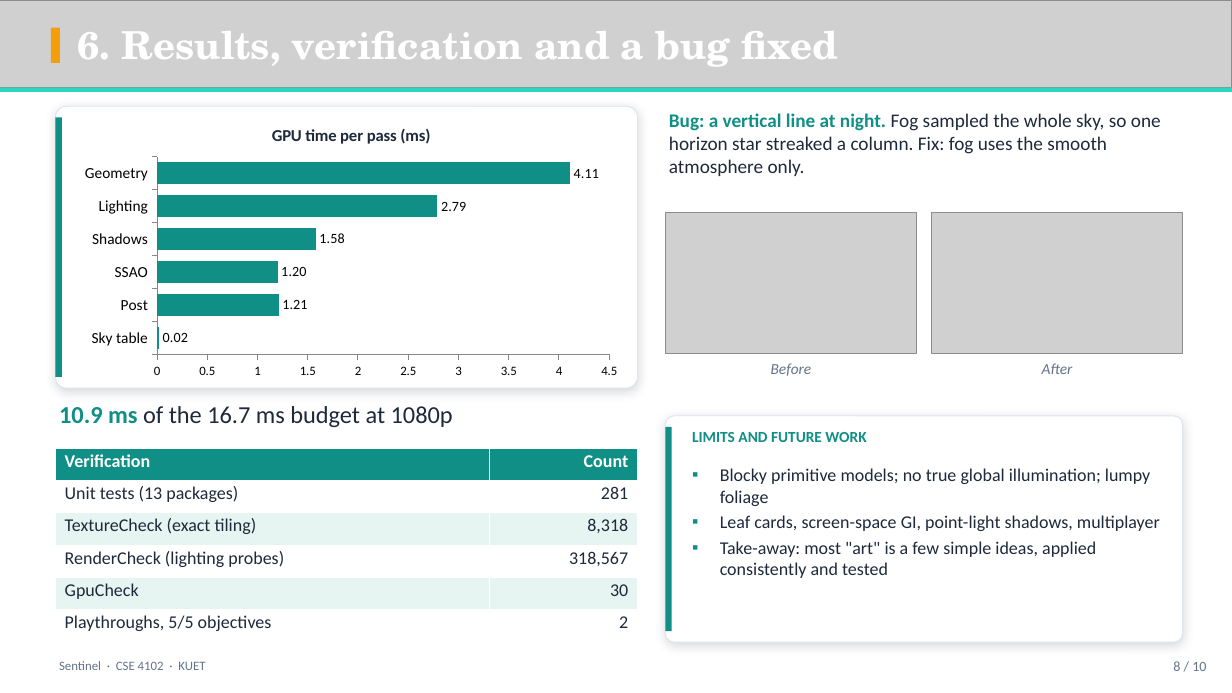
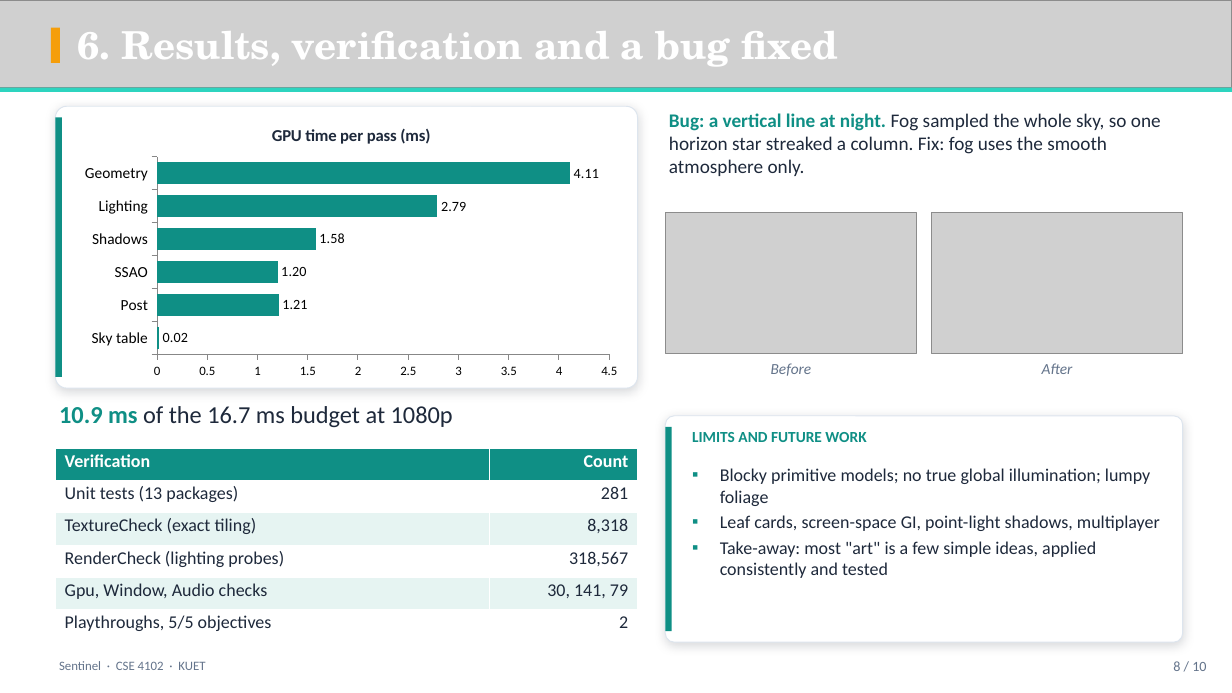
Before and after one commit to ShifatHasanGNS/Sentinel, a slide deck: slide 8 of Docs/Deliverables/Slides/Sentinel_Presentation.pptx. Drawn at 1232x693 pixels with LibreOffice and Linux fonts; fonts in the diff are those of the drawing; grey boxes stand for pictures; background and template pictures are left out. Boxes give left, top, right and bottom in pixels: in the first picture for what was removed or moved away, otherwise in the second. Text is boxed around its words. In the diff, an @@ line names an element or a change of style, - is before the commit and + after.

Commit message:
Report and slides: compound, map, window and sound polish; updated check counts

```diff
--- a/Docs/Deliverables/Slides/Sentinel_Presentation.pptx
+++ b/Docs/Deliverables/Slides/Sentinel_Presentation.pptx
@@ table at [55, 448, 638, 642] @@
-row 5, column 1: GpuCheck
+row 5, column 1: Gpu, Window, Audio checks
-row 5, column 2: 30
+row 5, column 2: 30, 141, 79
```
Also in this commit, not shown: 25 other files.
